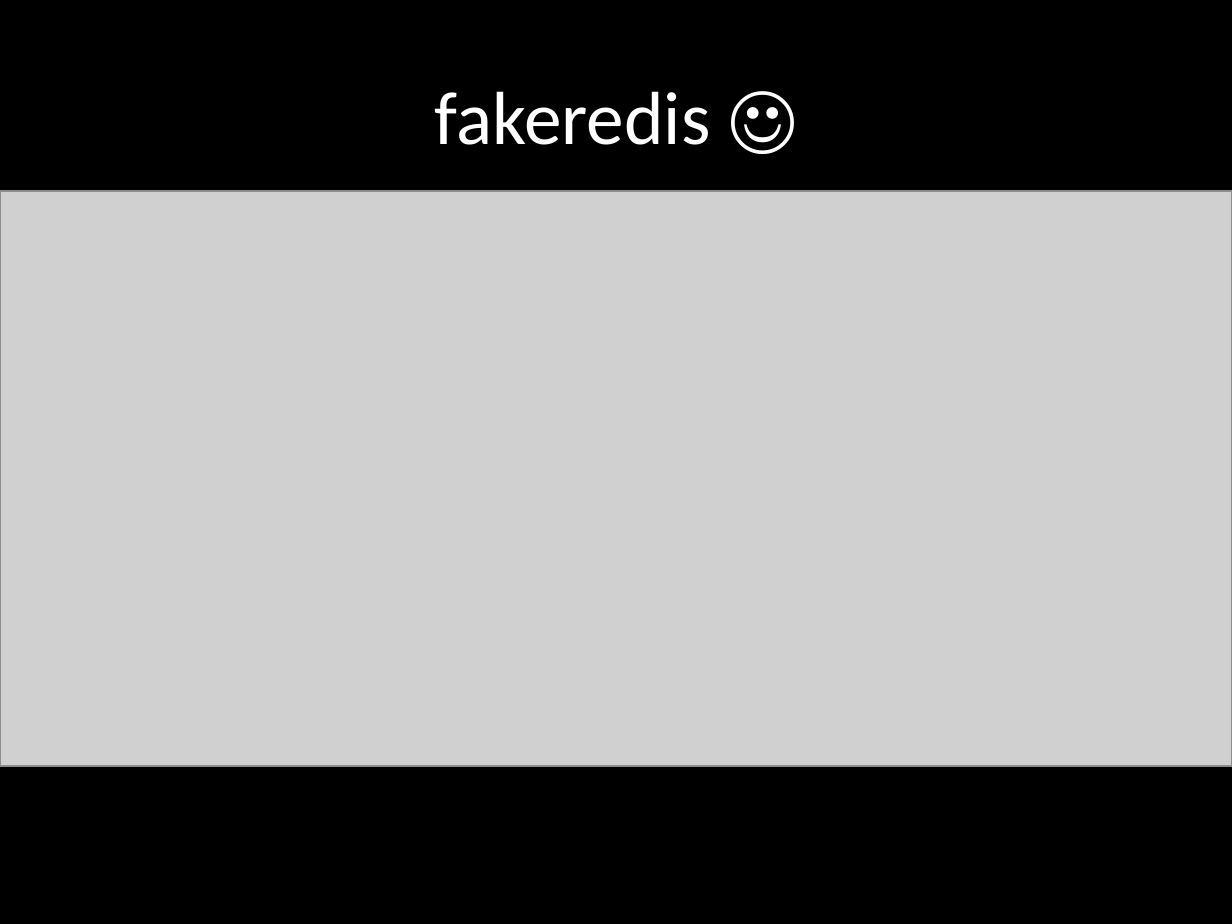
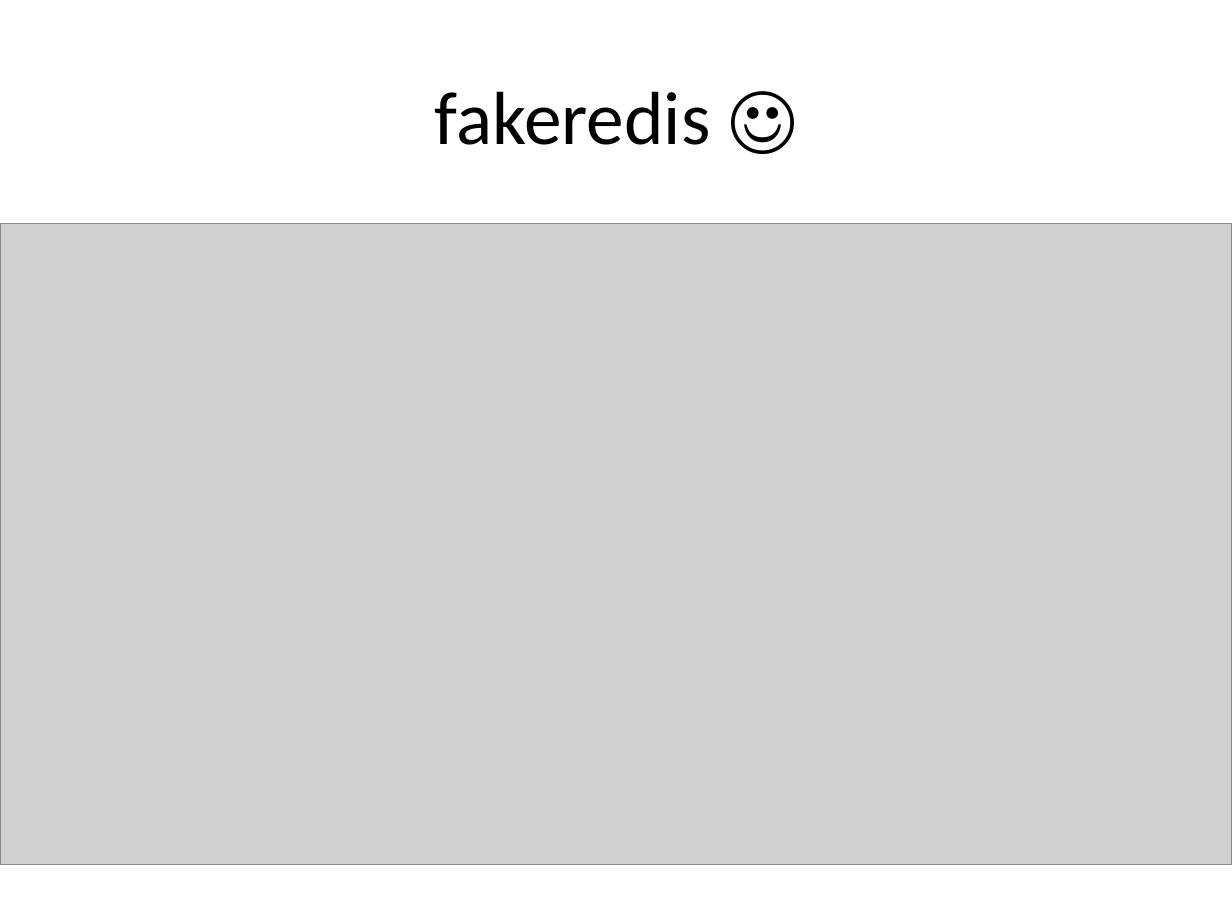
Before and after one commit to redsquirrel/redis-at-groupon, a slide deck: slide 21 of redis-groupon.pptx. Drawn at 1232x924 pixels with LibreOffice and Linux fonts; fonts in the diff are those of the drawing; grey boxes stand for pictures. Boxes give left, top, right and bottom in pixels: in the first picture for what was removed or moved away, otherwise in the second. Text is boxed around its words. In the diff, an @@ line names an element or a change of style, - is before the commit and + after.

```diff
--- a/redis-groupon.pptx
+++ b/redis-groupon.pptx
@@ background #000000 to #FFFFFF @@
@@ title "fakeredis ☺" at (x1=435, y1=91, x2=711, y2=145): text colour #FFFFFF to #000000 @@
@@ picture resized from (x1=0, y1=191, x2=1232, y2=766) to (x1=0, y1=223, x2=1232, y2=864) @@
```
Also in this commit, not shown: 19 other slides changed, 5 slides added, 4 slides removed.
